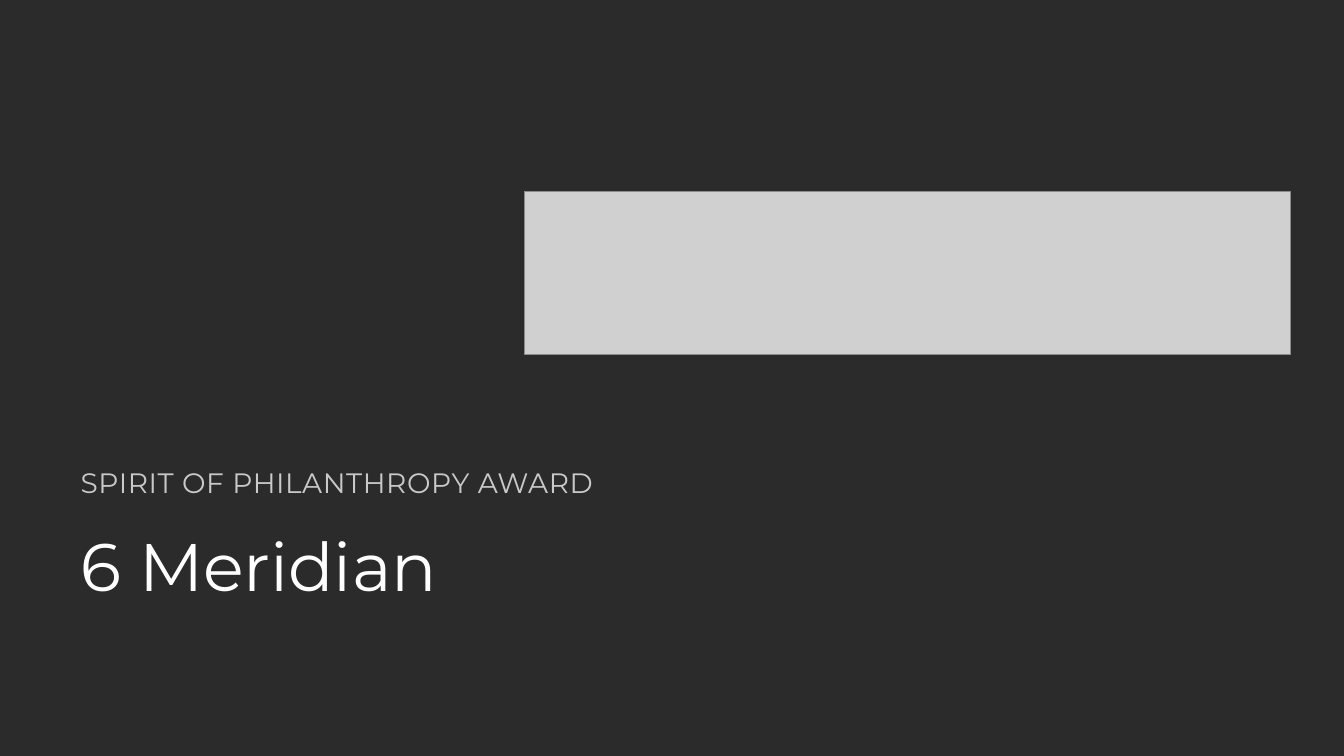
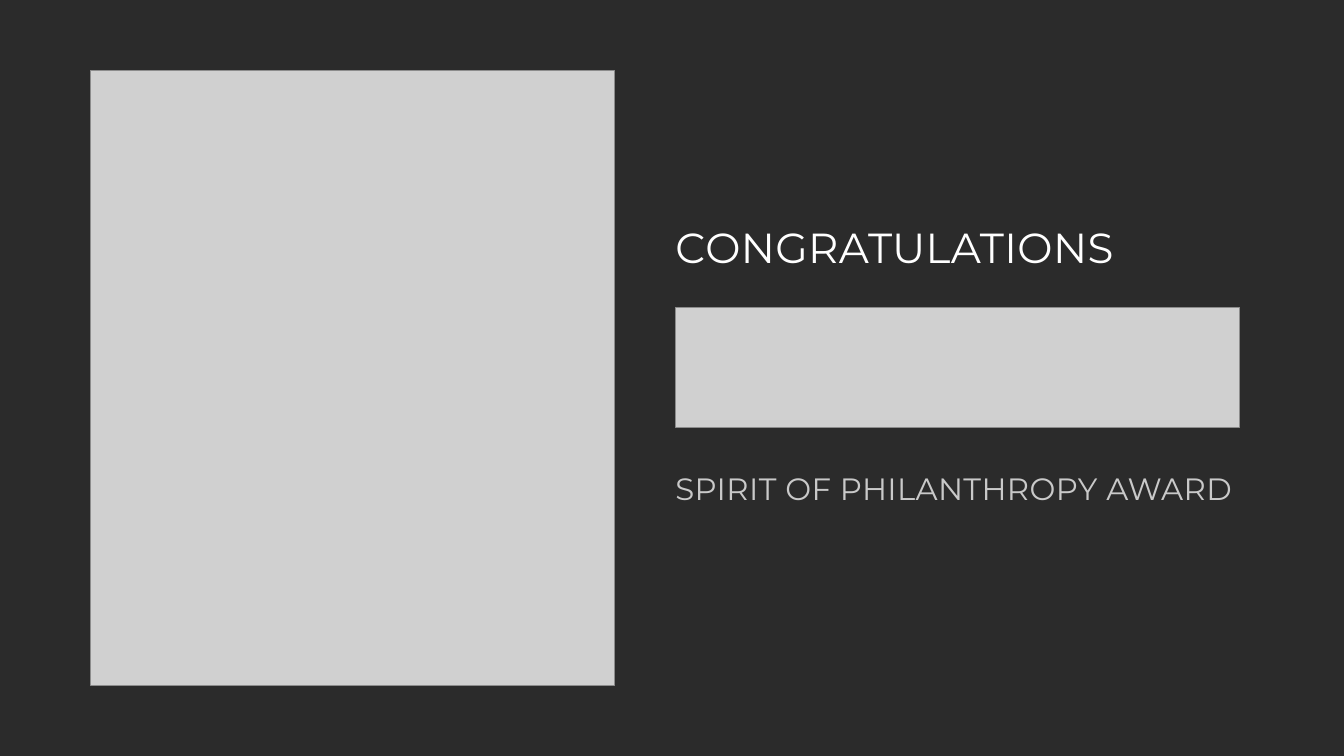
Before and after one commit to LauraRestum/gala_asset_dashboard, a slide deck: slide 8 of assets/2026-gala-program-presentation.pptx (slide 9 before the commit). Drawn at 1344x756 pixels with LibreOffice and Linux fonts; fonts in the diff are those of the drawing; grey boxes stand for pictures; background and template pictures are left out; a plain dark background stands for a picture behind light text. Boxes give left, top, right and bottom in pixels: in the first picture for what was removed or moved away, otherwise in the second. Text is boxed around its words. In the diff, an @@ line names an element or a change of style, - is before the commit and + after.

```diff
--- a/assets/2026-gala-program-presentation.pptx
+++ b/assets/2026-gala-program-presentation.pptx
@@ picture added at [91,71,615,686] @@
@@ text added at [675,233,1113,264], 30 pt, text #FFFFFF @@
+CONGRATULATIONS
@@ picture: place and size @@
-picture at [524,192,1291,355]
+picture at [676,308,1240,427]
@@ text "SPIRIT OF PHILANTHROPY AWARD": place and size @@
-text "SPIRIT OF PHILANTHROPY AWARD" at [81,473,593,493]
+text "SPIRIT OF PHILANTHROPY AWARD" at [675,478,1231,500]
@@ text "SPIRIT OF PHILANTHROPY AWARD" at [675,478,1231,500]: size 20 to 22 pt, letter spacing 0.4 to 0.3 pt; vertical alignment bottom to middle @@
@@ text removed at [81,541,437,592] @@
-6 Meridian
```
Also in this commit, not shown: 5 other slides changed, 5 slides added, 2 slides removed, 34 other files.
